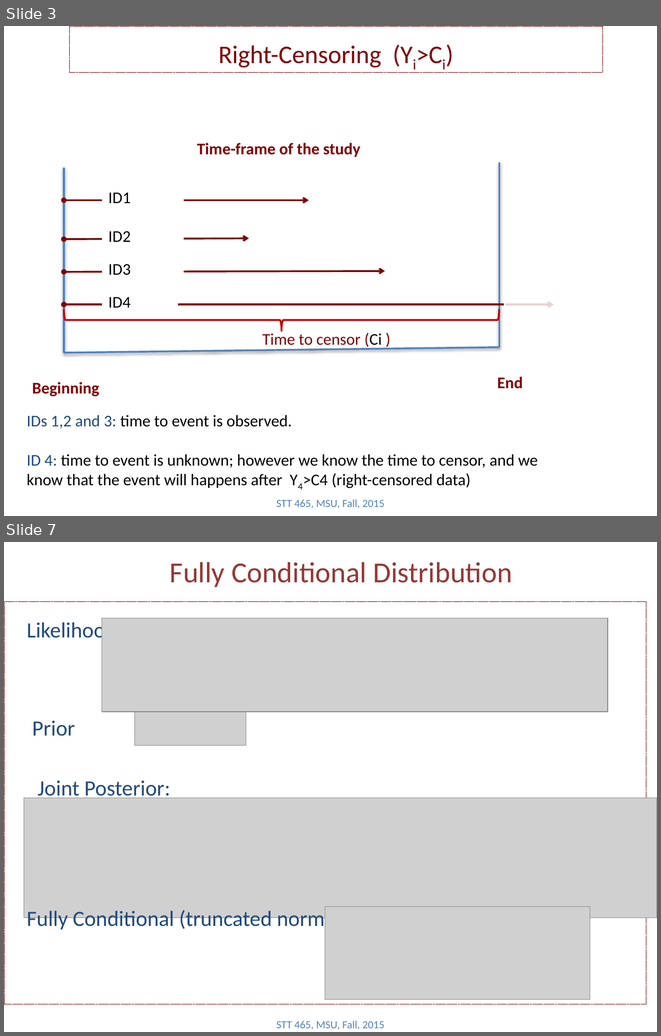
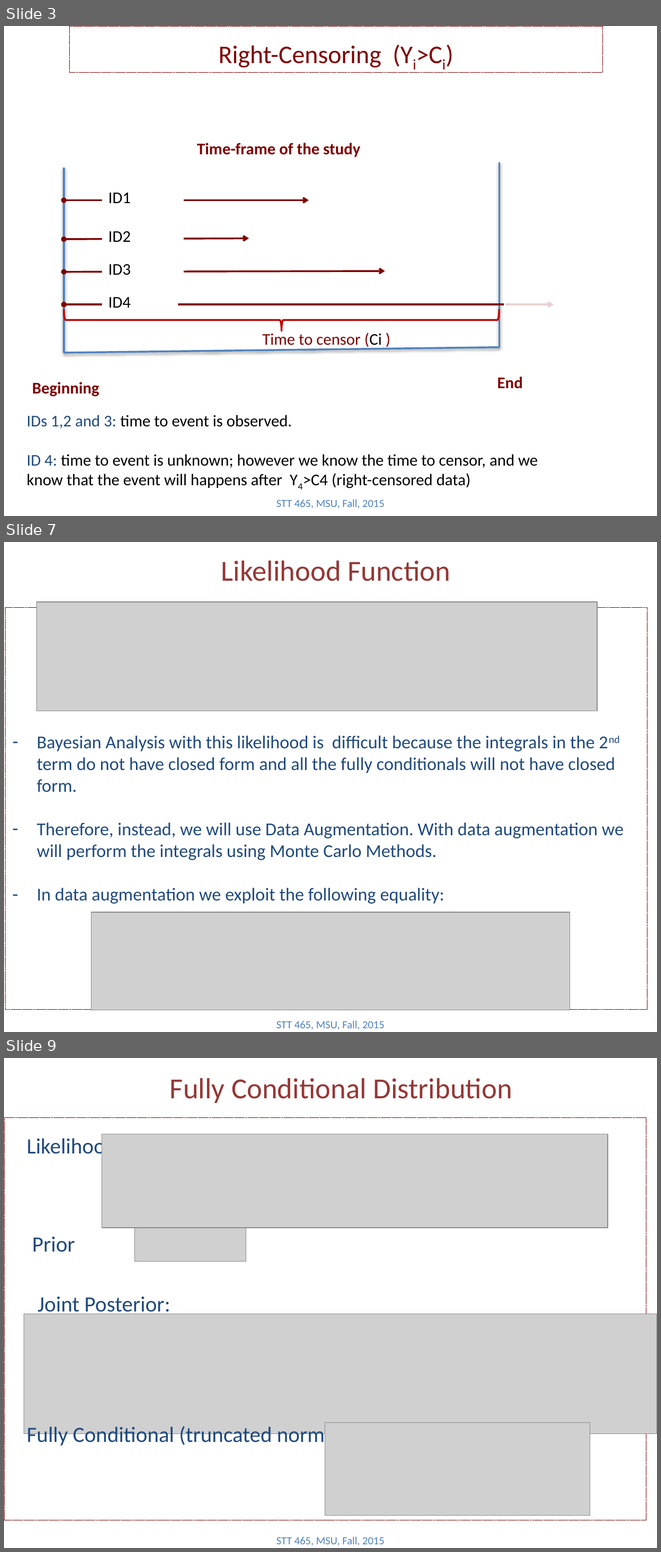
Before and after one commit to Boukos/STT465, a slide deck: STT465_14.pptx. Shown one above the other, each under a label of ours: slides 3 and 7 before the commit, slides 3, 7 and 9 after it; the slides between them are not shown. The pictures are 661x1036 and 661x1552 pixels, drawn with LibreOffice and Linux fonts; fonts in the diff are those of the drawing; grey boxes stand for pictures. Boxes give left, top, right and bottom in pixels: in the first picture for what was removed or moved away, otherwise in the second. Text is boxed around its words. In the diff, an @@ line names an element or a change of style, - is before the commit and + after.

```diff
--- a/STT465_14.pptx
+++ b/STT465_14.pptx
@@ slide 7 added at <box>4,542,657,1032</box>, background #FFFFFF @@
@@ title added at <box>221,561,450,581</box>, 32 pt, text #953735 @@
+Likelihood Function
@@ picture added at <box>37,602,597,711</box> @@
@@ rectangle added at <box>5,607,647,1009</box>, outline #800000 0.75 pt dashed @@
@@ text added at <box>37,735,624,903</box>, 20 pt, text #1F497D @@
+– Bayesian Analysis with this likelihood is difficult because the integrals in the 2nd term do not have closed form and all the fully conditionals will not have closed form.
+– Therefore, instead, we will use Data Augmentation. With data augmentation we will perform the integrals using Monte Carlo Methods.
+– In data augmentation we exploit the following equality:
@@ picture added at <box>91,912,570,1010</box> @@
@@ text added at <box>276,1020,385,1030</box>, 12 pt, text #4F81BD @@
+STT 465, MSU, Fall, 2015
@@ what was slide 7 is now slide 9 @@
```
Also in this commit, not shown: 3 slides changed, 2 other slides added, 1 other file.
